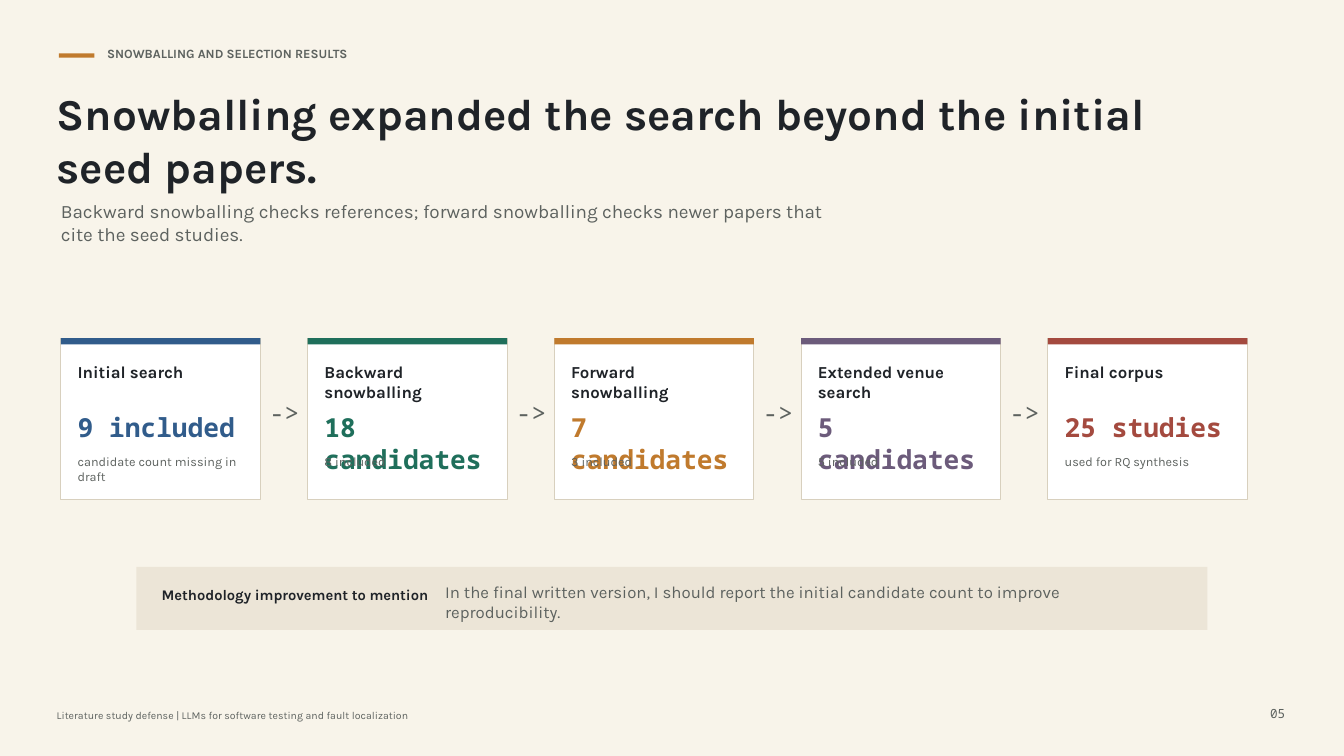
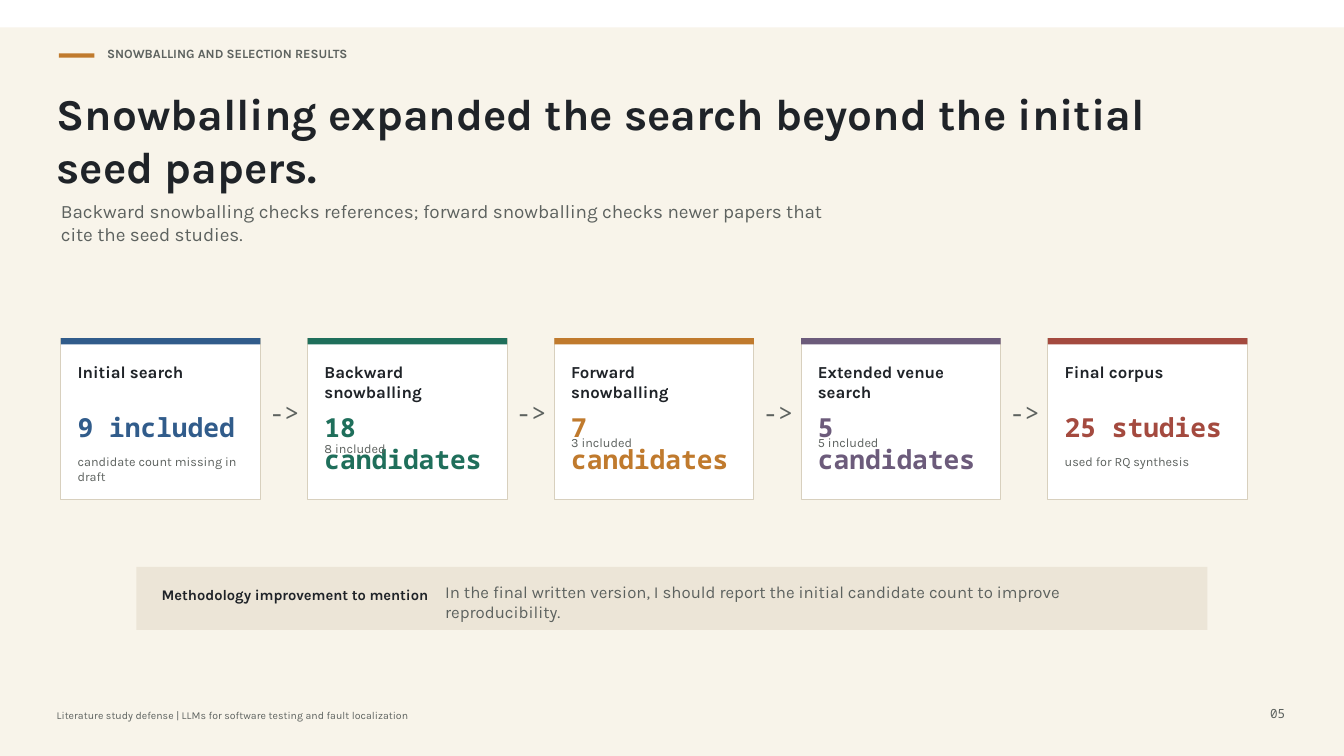
Before and after one commit to jinziniu/llm_location, a slide deck: slide 5 of ls/llm-testing-fault-localization-defense-methodology-focus.pptx. Drawn at 1344x756 pixels with LibreOffice and Linux fonts; fonts in the diff are those of the drawing. Boxes give left, top, right and bottom in pixels: in the first picture for what was removed or moved away, otherwise in the second. Text is boxed around its words. In the diff, an @@ line names an element or a change of style, - is before the commit and + after.

```diff
--- a/ls/llm-testing-fault-localization-defense-methodology-focus.pptx
+++ b/ls/llm-testing-fault-localization-defense-methodology-focus.pptx
@@ rectangle: place and size @@
-rectangle at [0, 0, 1344, 756]
+rectangle at [0, 27, 1344, 756]
@@ text "8 included": place and size @@
-text "8 included" at [324, 454, 385, 469]
+text "8 included" at [324, 444, 385, 457]
@@ text "3 included": place and size @@
-text "3 included" at [571, 454, 632, 469]
+text "3 included" at [571, 436, 632, 451]
@@ text "5 included": place and size @@
-text "5 included" at [818, 454, 878, 469]
+text "5 included" at [818, 436, 878, 451]
```
Also in this commit, not shown: 2 other files.
